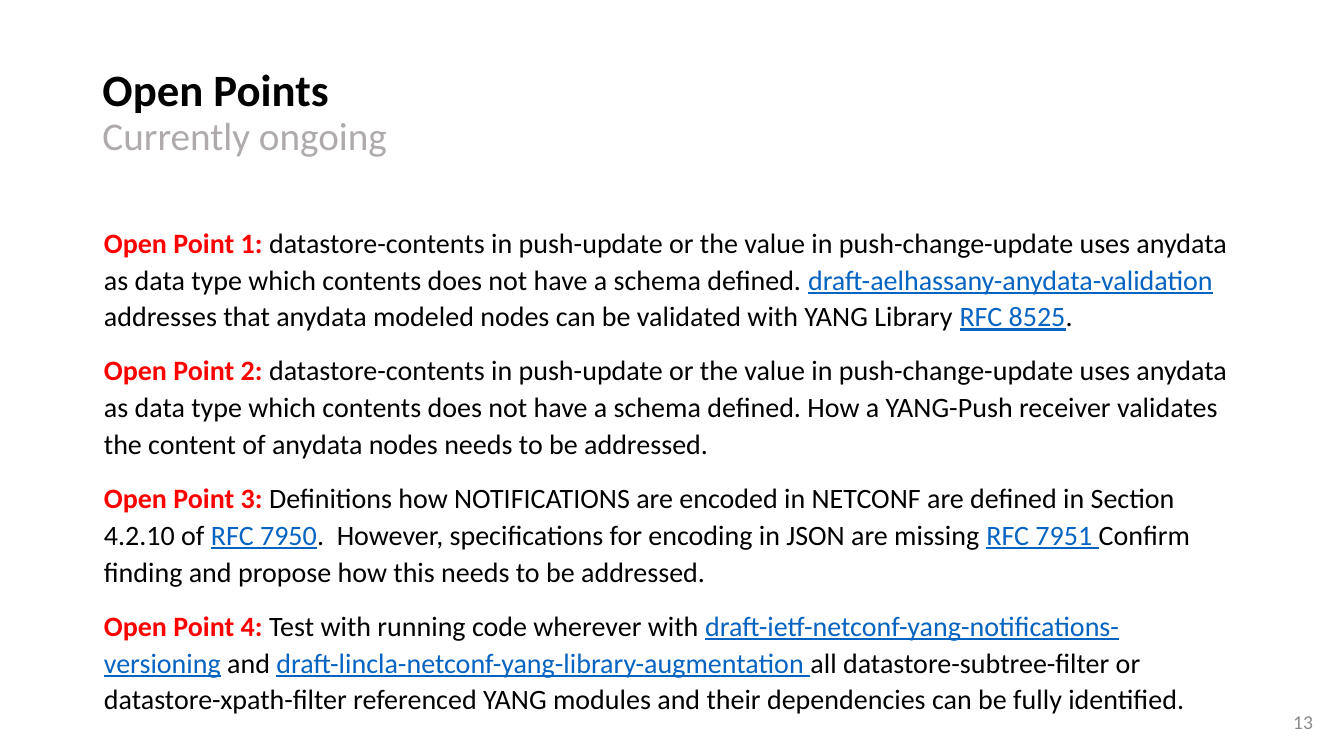
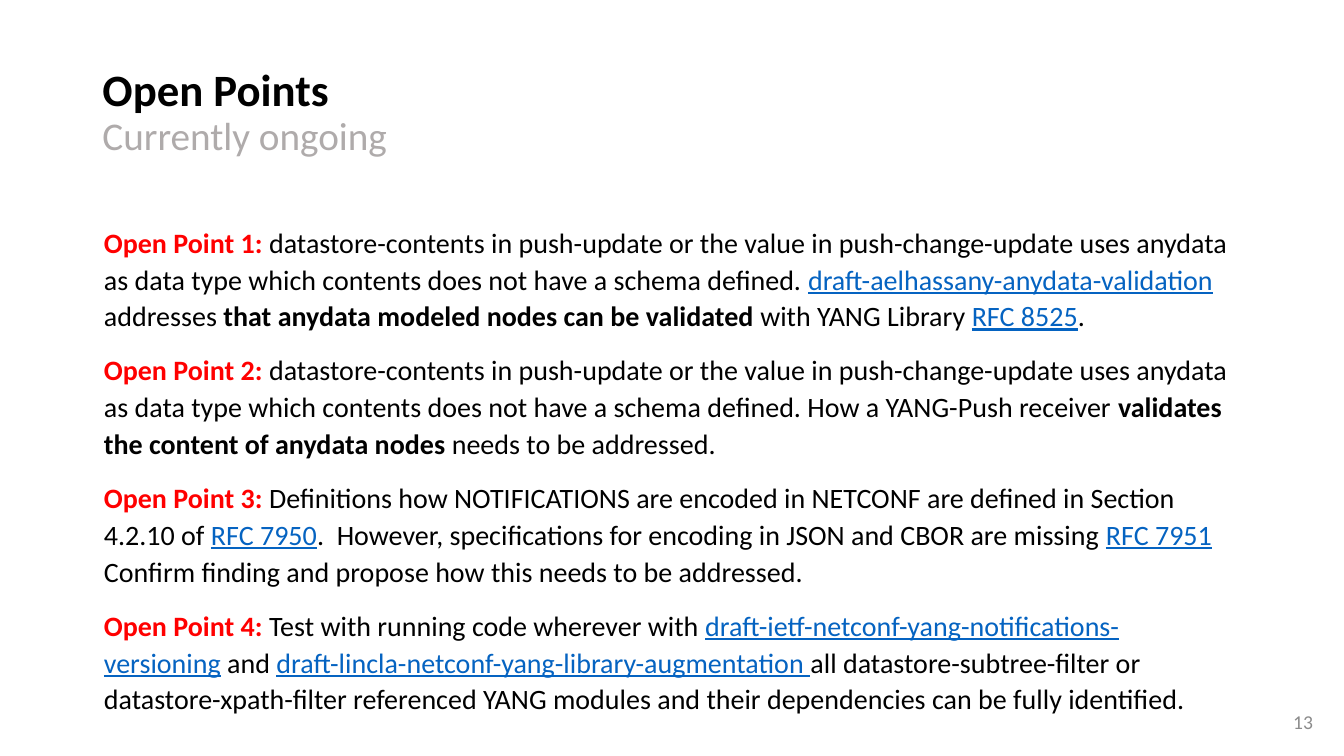
Before and after one commit to network-analytics/ietf-network-analytics-document-status, a slide deck: slide 13 of 119/NMOP/draft-netana-nmop-yang-kafka-integration.pptx. Drawn at 1344x756 pixels with LibreOffice and Linux fonts; fonts in the diff are those of the drawing. Boxes give left, top, right and bottom in pixels: in the first picture for what was removed or moved away, otherwise in the second. Text is boxed around its words. In the diff, an @@ line names an element or a change of style, - is before the commit and + after.

```diff
--- a/119/NMOP/draft-netana-nmop-yang-kafka-integration.pptx
+++ b/119/NMOP/draft-netana-nmop-yang-kafka-integration.pptx
@@ text at bbox=[104, 233, 1226, 459]: bold on in "that anydata modeled nodes can be validated", "validates the content of anydata nodes" @@
@@ text at bbox=[104, 488, 1212, 587]: text changed @@
-Open Point 3: Definitions how NOTIFICATIONS are encoded in NETCONF are defined in Section 4.2.10 of RFC 7950. However, specifications for encoding in JSON are missing RFC 7951 Confirm finding and propose how this needs to be addressed.
+Open Point 3: Definitions how NOTIFICATIONS are encoded in NETCONF are defined in Section 4.2.10 of RFC 7950. However, specifications for encoding in JSON and CBOR are missing RFC 7951 Confirm finding and propose how this needs to be addressed.
```
Also in this commit, not shown: 1 other file.
